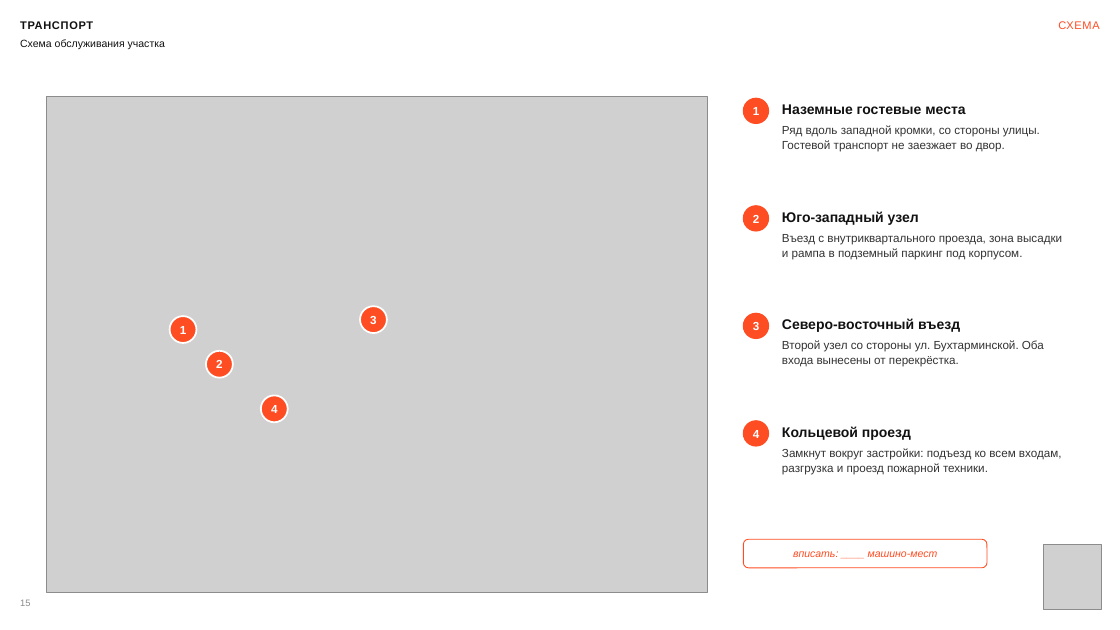
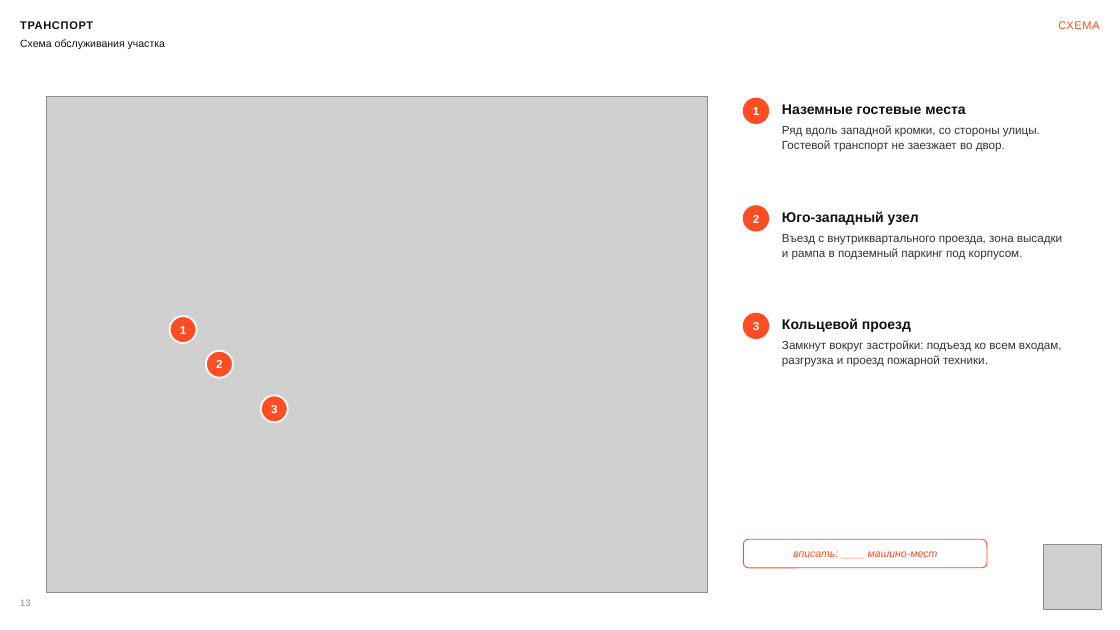
Before and after one commit to kzmeir/most, a slide deck: slide 13 of presentations/aurora-hotel/MOST_Bukhtarminskaya_akimat.pptx (slide 15 before the commit). Drawn at 1120x630 pixels with LibreOffice and Linux fonts; fonts in the diff are those of the drawing; grey boxes stand for pictures. Boxes give left, top, right and bottom in pixels: in the first picture for what was removed or moved away, otherwise in the second. Text is boxed around its words. In the diff, an @@ line names an element or a change of style, - is before the commit and + after.

```diff
--- a/presentations/aurora-hotel/MOST_Bukhtarminskaya_akimat.pptx
+++ b/presentations/aurora-hotel/MOST_Bukhtarminskaya_akimat.pptx
@@ ellipse removed at <box>360,307,387,334</box> @@
@@ text "Кольцевой проезд": place and size @@
-text "Кольцевой проезд" at <box>782,426,911,440</box>
+text "Кольцевой проезд" at <box>782,318,911,332</box>
@@ text removed at <box>782,318,960,332</box> @@
-Северо-восточный въезд
@@ text "Замкнут вокруг застройки: подъезд ко ...": place and size @@
-text "Замкнут вокруг застройки: подъезд ко ..." at <box>782,448,1062,475</box>
+text "Замкнут вокруг застройки: подъезд ко ..." at <box>782,340,1062,367</box>
@@ text removed at <box>782,340,1044,367</box> @@
-Второй узел со стороны ул. Бухтарминской. Оба входа вынесены от перекрёстка.
@@ text "3": place and size @@
-text "3" at <box>370,316,376,324</box>
+text "3" at <box>271,405,277,413</box>
@@ text removed at <box>271,405,277,413</box> @@
-4
@@ ellipse removed at <box>744,421,769,446</box> @@
@@ text removed at <box>753,430,759,438</box> @@
-4
```
Also in this commit, not shown: 8 other slides changed, 7 slides added, 9 slides removed, 4 other files.
